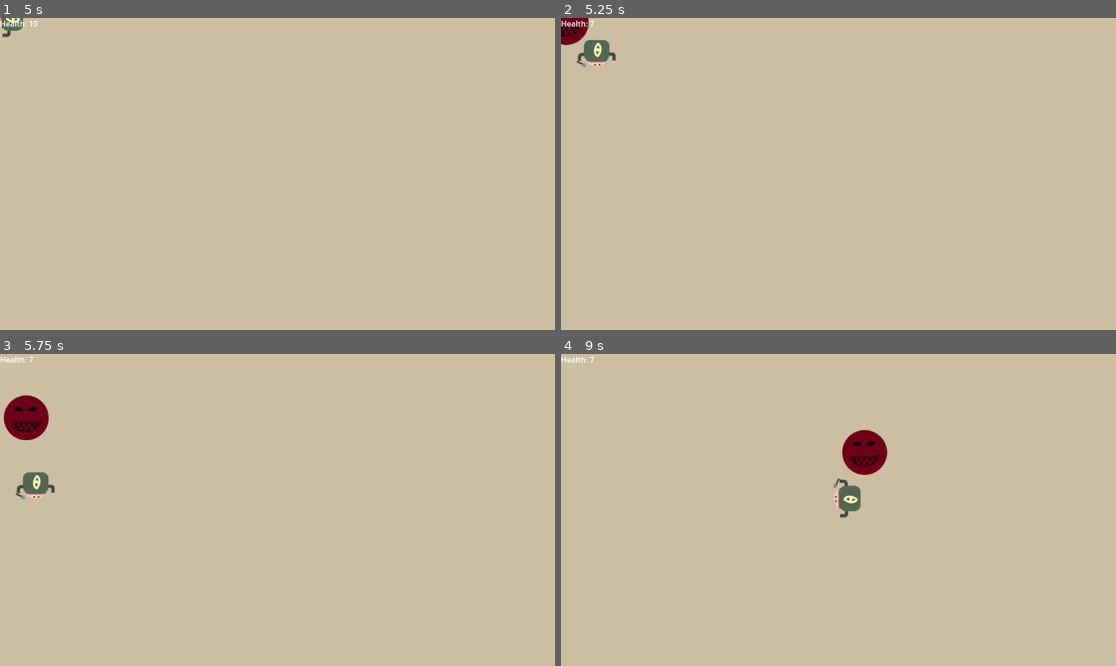
Above: before the commit, frames 1-4 (two rows, left to right).
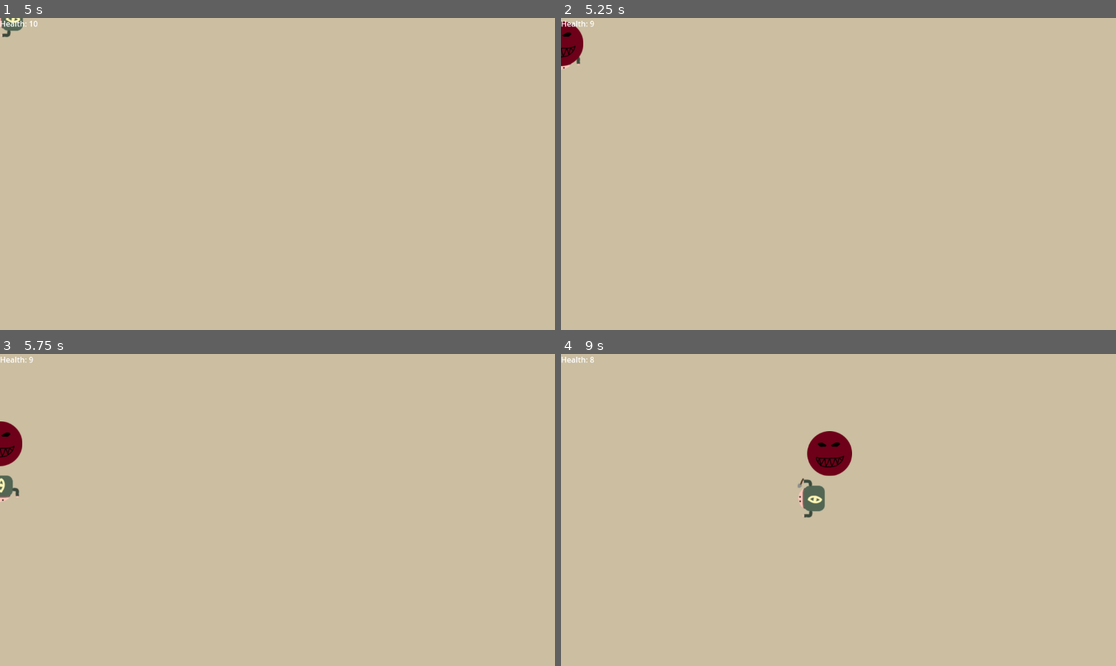
Above: after the commit, the same moments.

Repository: DonYall/Beneath-The-Earth
Game: Godot game, scene res://Scenes/Main.tscn
Same seed, same stepped clock (60 frames per second), same inputs: the game is played once before the commit and once after it.
Inputs:
- Up to frame 1 (5 s): tap Enter at 0.5 s; hold Right (move_right) 0.53-1.28 s; hold Down (move_down) 1.28-2.03 s; hold Right (move_right) 2.03-2.78 s; hold Up (move_up) 2.78-3.53 s; hold Left (move_left) from 3.53 s (still down)
- Up to frame 2 (5.25 s): release Left (move_left) at 5.03 s; hold Down (move_down) from 5.03 s (still down)
- Up to frame 3 (5.75 s): keep holding Down (move_down)
- Up to frame 4 (9 s): release Down (move_down) at 5.78 s; hold Right (move_right) 5.78-6.53 s; hold Up (move_up) 6.53-7.28 s; hold Right (move_right) 7.28-8.03 s; hold Down (move_down) 8.03-8.78 s; hold Left (move_left) from 8.78 s (still down)

Frame 1 is identical in both runs. In frame 2, 0.9% of the frame differs, in the area x 0-10%, y 0-17%; in frame 3, 1.8%; in frame 4, 2.5%, in the area x 5-59%, y 0-53%.

Commit message:
Revert "Changed Player to CharacterBody2D"
This reverts commit 8cb2684f1bcbbb9482b2effa3db70fe84b8f7e84.

Diff:
--- a/Scenes/Enemy.gd
+++ b/Scenes/Enemy.gd
@@ -30,5 +30,5 @@
 
 		if velocity.length() > 0:
 			velocity = velocity.normalized() * speed
-		var collision_info = move_and_collide(velocity * delta)
+		position += velocity * delta
 		position = position.clamp(Vector2.ZERO, screen_size)
--- a/Scenes/Enemy.tscn
+++ b/Scenes/Enemy.tscn
@@ -27,8 +27,7 @@
 radius = 47.0956
 
 [node name="Enemy" type="CharacterBody2D"]
-collision_layer = 4
-collision_mask = 10
+collision_mask = 0
 script = ExtResource("1_ibpj8")
 
 [node name="AnimatedSprite2D" type="AnimatedSprite2D" parent="."]
--- a/Scenes/Items/Spike.tscn
+++ b/Scenes/Items/Spike.tscn
@@ -9,4 +9,5 @@
 damage = 2
 
 [node name="Sprite2D" parent="." index="0"]
+scale = Vector2(0.1, 0.1)
 texture = ExtResource("3_gbval")
--- a/Scenes/Player.tscn
+++ b/Scenes/Player.tscn
@@ -46,9 +46,7 @@
 [sub_resource type="RectangleShape2D" id="RectangleShape2D_ir5ya"]
 size = Vector2(54, 55)
 
-[node name="Player" type="CharacterBody2D"]
-collision_layer = 2
-collision_mask = 12
+[node name="Player" type="Area2D"]
 script = ExtResource("1_024b0")
 
 [node name="AnimatedSprite2D" type="AnimatedSprite2D" parent="."]
@@ -58,4 +56,5 @@
 [node name="CollisionShape2D" type="CollisionShape2D" parent="."]
 shape = SubResource("RectangleShape2D_ir5ya")
 
+[connection signal="body_entered" from="." to="." method="_on_body_entered"]
 [connection signal="animation_finished" from="AnimatedSprite2D" to="." method="_on_animated_sprite_2d_animation_finished"]
--- a/Scripts/Player.gd
+++ b/Scripts/Player.gd
@@ -1,4 +1,4 @@
-extends CharacterBody2D
+extends Area2D
 
 @export var speed = 400
 @export var health = 10
@@ -25,7 +25,7 @@
 		$AnimatedSprite2D.play()
 	else:
 		$AnimatedSprite2D.stop()
-	var collision_info = move_and_collide(velocity * delta)
+	position += velocity * delta
 	position = position.clamp(Vector2.ZERO, screen_size)
 
 	if velocity.x != 0:
@@ -39,10 +39,6 @@
 	elif velocity.y != 0:
 		$AnimatedSprite2D.rotation = 0 if velocity.y < 0 else PI
 
-	# check for collisions
-	if collision_info:
-		_on_body_entered(collision_info.get_collider())
-
 
 func _on_animated_sprite_2d_animation_finished():
 	$AnimatedSprite2D.play("idle")
--- a/project.godot
+++ b/project.godot
@@ -37,9 +37,3 @@
 "events": [Object(InputEventKey,"resource_local_to_scene":false,"resource_name":"","device":-1,"window_id":0,"alt_press …(182 unchanged characters)…
 ]
 }
-
-[layer_names]
-
-2d_physics/layer_2="player"
-2d_physics/layer_3="enemy"
-2d_physics/layer_4="item"
